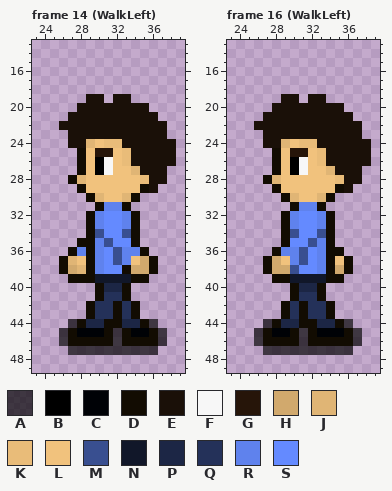
Pixel-art file -- desktop/build/resources/main/entities/player.aseprite. Above, as it was before the edit.
64x64 pixels, 16 frames. Colours within 5 levels of each other are drawn and written as one. Shown: frame 14 (WalkLeft): x 23..39, y 13..49; frame 16 (WalkLeft): x 23..39, y 13..49. The commit also changed other frames, which this record leaves out.
Palette (. is transparent): A #000000ad  B #000000  C #000206  D #120c02  E #1a1008  F #f7f7f7  G #261509  H #d1a96d  J #e0b575  K #e9bc79  L #f1c27d  M #394f90  N #111729  P #1c2645  Q #243159  R #5f82ed  S #648aff
And afterwards:
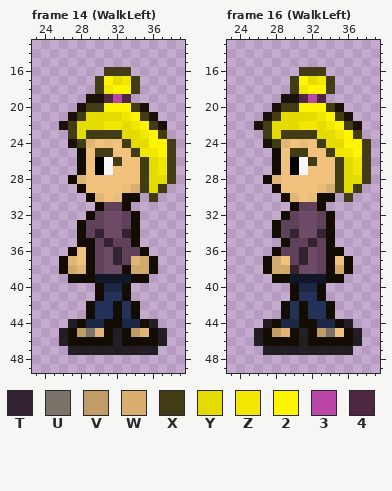
Colours new in this view: T #332330  U #7a7369  V #c29c67  W #d9af71  X #423c15  Y #e4dc00  Z #f1e700  2 #fff500  3 #ba47a8  4 #4e2842
Commit message: Fixed Gradle Setup + Player Reconsilation
Diff:
layer "CasualPlayerM" added
layer "PartyPlayerM" added
layer "CasualPlayerW" added
layer "NakedPlayer" removed
layer "CasualPlayer" removed
colour A: #000000ad -> #000000d0
colour R: #5f82ed -> #5f4159
colour S: #648aff -> #6d4a66
Frame 14 (WalkLeft), layer "CasualPlayerW":
y 16: x 31..33 ... -> XXX
y 17: x 30..34 ..... -> X2YZX
y 18: x 30..34 ..... -> XZ22X
y 19: x 31..33 .EE -> 434
y 20: x 29..34 EEEEEE -> XX222X
y 21: x 28..35 EEEEEEEE -> XYYYYZ2X
y 22: x 27..36 EEEEEEEEEE -> XYYYZZYZ2X
y 23: x 27..37 EEEEEEEEEEE -> XYXXXXYYZ2X
y 24: x 28 E -> X; x 32..38 KEEEEEE -> LXYY22X
y 25: x 30..31 GG -> XX; x 33..38 KEEEEE -> LXZZ2X
y 26: x 32..38 LKEEEEE -> XLLXYZX
y 27: x 34..38 JEEE. -> LXYZX
y 28: x 35..38 KEE. -> XYYX
y 29: x 33..37 LLDE. -> KWXYX
y 30: x 32..33 LJ -> KD; x 36 . -> X
y 33: x 28..29 .D -> DR
y 34: x 28..30 .DM -> DRT; x 33 M -> T
y 35: x 31..33 MSS -> TRR
y 36: x 28 R -> L; x 32 M -> T
y 37: x 32 M -> T; x 34 L -> J
y 45: x 28..30 CCC -> VUJ; x 34..35 CC -> VJ
Frame 16 (WalkLeft), layer "CasualPlayerW":
y 16: x 31..33 ... -> XXX
y 17: x 30..34 ..... -> X2YZX
y 18: x 30..34 ..... -> XZ22X
y 19: x 31..33 .EE -> 434
y 20: x 29..34 EEEEEE -> XX222X
y 21: x 28..35 EEEEEEEE -> XYYYYZ2X
y 22: x 27..36 EEEEEEEEEE -> XYYYZZYZ2X
y 23: x 27..37 EEEEEEEEEEE -> XYXXXXYYZ2X
y 24: x 28 E -> X; x 32..38 KEEEEEE -> LXYY22X
y 25: x 30..31 GG -> XX; x 33..38 KEEEEE -> LXZZ2X
y 26: x 32..38 LKEEEEE -> XLLXYZX
y 27: x 34..38 JEEE. -> LXYZX
y 28: x 35..38 KEE. -> XYYX
y 29: x 33..37 LLDE. -> KWXYX
y 30: x 32..33 LJ -> KD; x 36 . -> X
y 33: x 28..29 .D -> DR
y 34: x 28..30 .DM -> DRT; x 33 M -> T
y 35: x 30..32 SSM -> RRT
y 36..37: x 31 M -> T
y 38: x 30 M -> T
y 45: x 28..29 CC -> VJ; x 33..35 CCC -> VUL
Where, in picture pixels (left, top, right, bottom), the same in both pictures:
changed: (68, 67, 176, 274)
changed: (59, 319, 167, 355)
changed: (263, 67, 371, 274)
changed: (254, 319, 362, 355)
